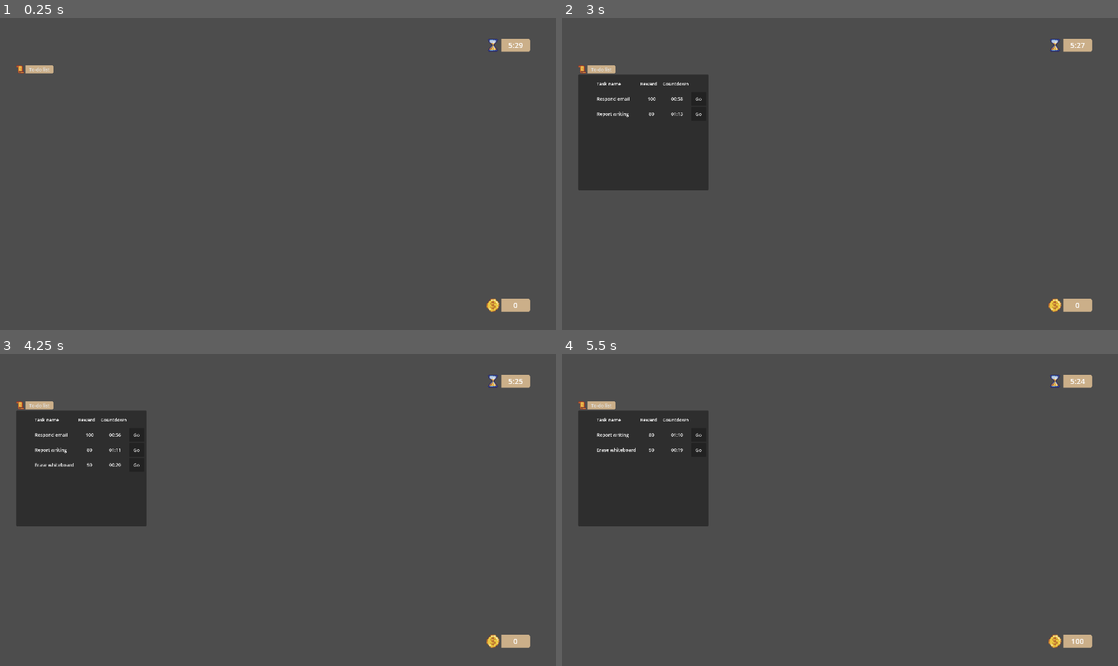
Above: before the commit, frames 1-4 (two rows, left to right).
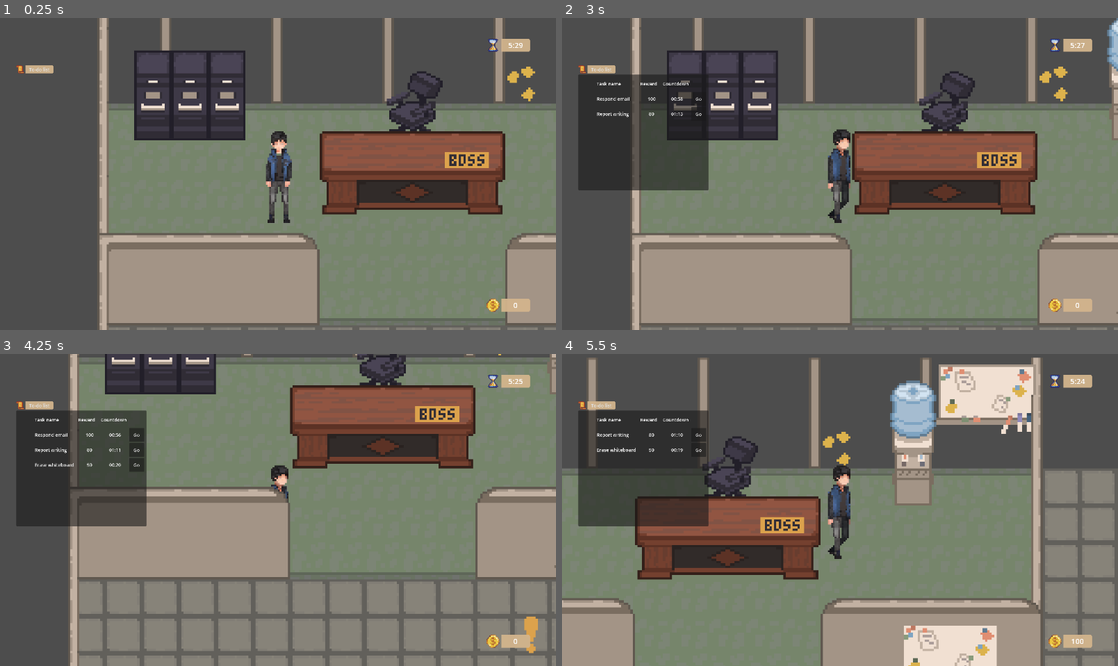
Above: after the commit, the same moments.

Repository: dh2650-overworked/Overworked
Game: Godot game, scene res://scenes/main.tscn
Same seed, same stepped clock (60 frames per second), same inputs: the game is played once before the commit and once after it.
Inputs (mouse positions are in pixels of both pictures, inside the frame that each line leads up to):
- Up to frame 1 (0.25 s): no input
- Up to frame 2 (3 s): click "To-do list" at 0.5 s; click "Go" at 1.25 s; click "Go" at 2 s; tap Enter at 2.75 s; move the mouse to (962, 158) at 2.77 s; hold D (move_right) from 2.78 s (still down); hold E (interact) from 2.78 s (still down); click (962, 158) at 2.92 s
- Up to frame 3 (4.25 s): move the mouse to (166, 525) at 3.52 s; release D (move_right) at 3.53 s; release E (interact) at 3.53 s; hold S (move_back) from 3.53 s (still down); tap R at 3.6 s
- Up to frame 4 (5.5 s): move the mouse to (895, 441) at 4.27 s; release S (move_back) at 4.28 s; hold D (move_right) 4.28-5.03 s; tap F at 4.35 s; move the mouse to (812, 572) at 5.02 s; hold W (move_forward) from 5.03 s (still down); tap T at 5.1 s; click (812, 572) at 5.17 s

The runs differ from the first frame. In frame 1, 60% of the frame differs, in the area x 17-100%, y 0-100%; in frame 2, 61%; in frame 3, 75%, in the area x 12-100%, y 0-100%; in frame 4, 64%.

Commit message:
Put together main.tscn

Diff:
--- a/scenes/main.tscn
+++ b/scenes/main.tscn
@@ -38,12 +38,12 @@
 content_margin_bottom = 5.0
 bg_color = Color(0.78039217, 0.44705883, 0.23529412, 1)
 
-[node name="Main" type="Node" unique_id=2091917942]
+[node name="Main" type="Node2D" unique_id=951420025]
+y_sort_enabled = true
 script = ExtResource("1_main")
 
 [node name="CanvasLayer" type="CanvasLayer" parent="." unique_id=1593975202]
 layer = 10
-follow_viewport_enabled = true
 
 [node name="TodoListUI" parent="CanvasLayer" unique_id=1378710553 instance=ExtResource("2_todo")]
 offset_left = 14.0
@@ -195,5 +195,14 @@
 theme_override_styles/normal = SubResource("StyleBoxFlat_tipki")
 text = "Main Menu"
 
+[node name="office" parent="." unique_id=856302002 instance=ExtResource("6_o6xl0")]
+
+[node name="CharacterBody2D" parent="." unique_id=470434658 instance=ExtResource("7_tipki")]
+position = Vector2(124, 201)
+scale = Vector2(1.5, 1.5)
+
+[node name="Camera2D" type="Camera2D" parent="CharacterBody2D" unique_id=828365990]
+position = Vector2(0, -29.333334)
+
 [editable path="CanvasLayer/TimeLabel"]
 [editable path="CanvasLayer/MoneyLabel"]
